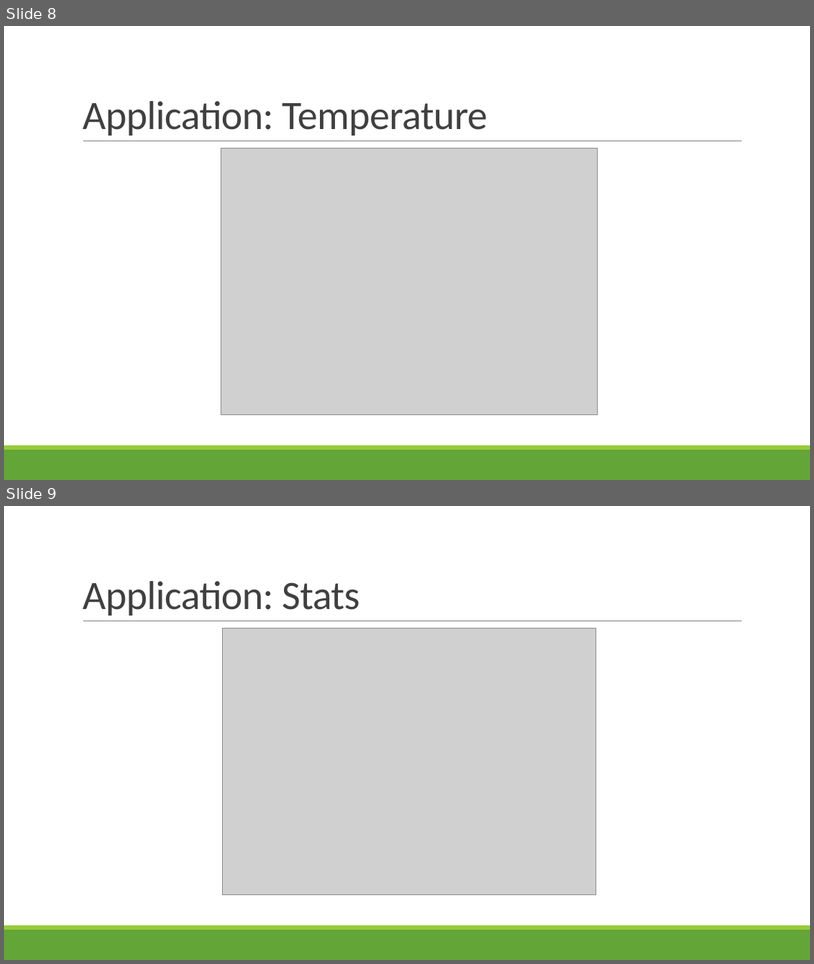
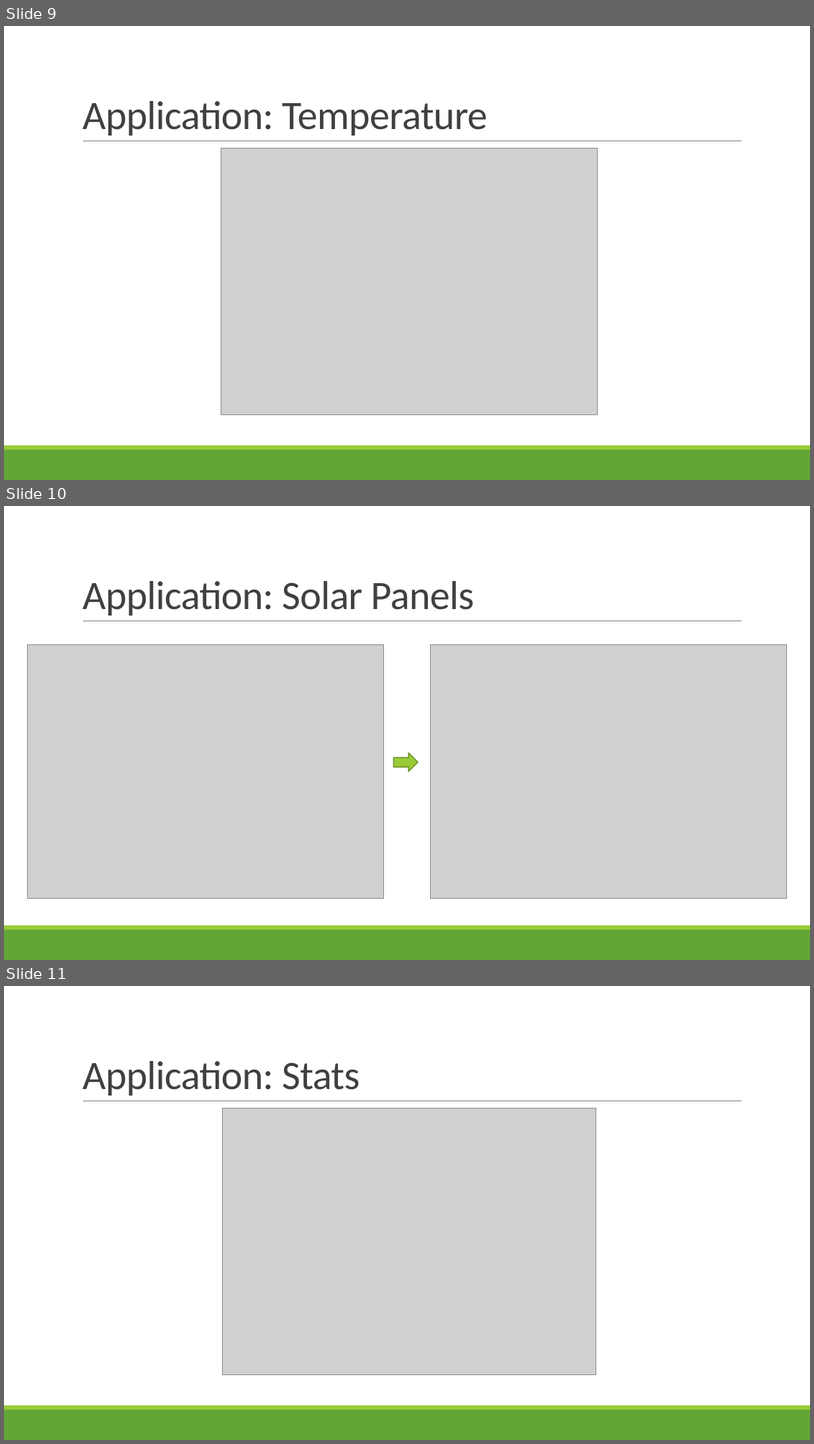
Before and after one commit to shossains/OOPProject, a slide deck: PpGoGreen.pptx. Shown one above the other, each under a label of ours: slides 8 and 9 before the commit, slides 9, 10 and 11 after it. The pictures are 814x964 and 814x1444 pixels, drawn with LibreOffice and Linux fonts; fonts in the diff are those of the drawing; grey boxes stand for pictures. Boxes give left, top, right and bottom in pixels: in the first picture for what was removed or moved away, otherwise in the second. Text is boxed around its words. In the diff, an @@ line names an element or a change of style, - is before the commit and + after.

Commit message:
Replace PpGoGreen.pptx, added solar panel slide

```diff
--- a/PpGoGreen.pptx
+++ b/PpGoGreen.pptx
@@ slide 10 added at box(4, 506, 810, 960), background #FFFFFF; not listed: 3 template elements that a slide beside it also shows @@
@@ title added at box(82, 581, 475, 615), 48 pt, text #404040 @@
+Application: Solar Panels
@@ picture added at box(28, 645, 384, 898) @@
@@ picture added at box(430, 645, 787, 898) @@
@@ right arrow added at box(394, 753, 418, 772), fill #99CB38, outline #719629 1.25 pt @@
@@ what was slide 8 is now slide 9 @@
@@ what was slide 9 is now slide 11 @@
```
Also in this commit, not shown: 1 other slide added.
